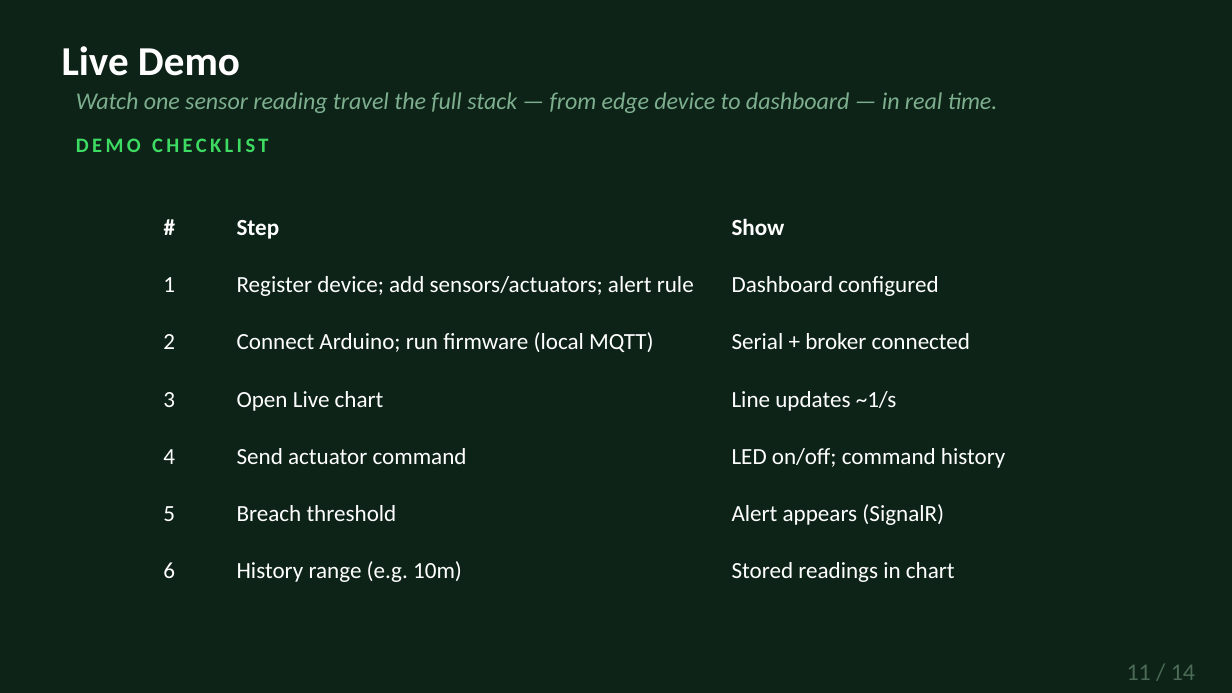
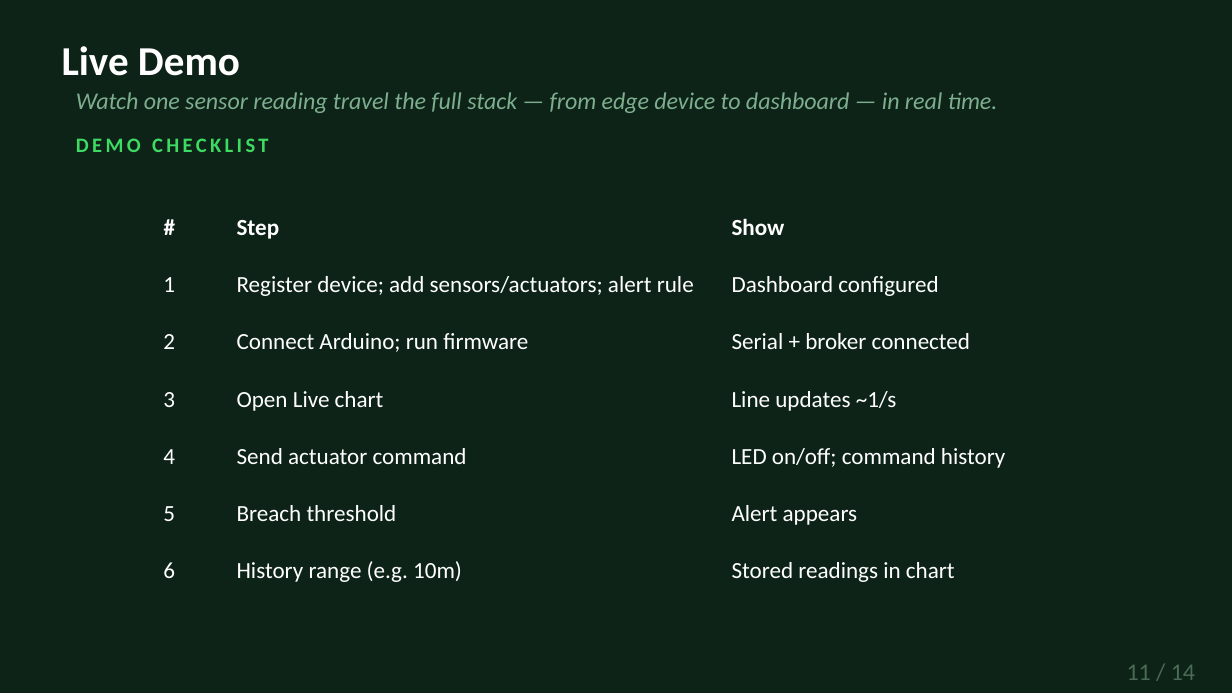
Before and after one commit to TranRTC/capstone_project, a slide deck: slide 11 of Documents/Presentation/Capstone Project Presentation.pptx. Drawn at 1232x693 pixels with LibreOffice and Linux fonts; fonts in the diff are those of the drawing. Boxes give left, top, right and bottom in pixels: in the first picture for what was removed or moved away, otherwise in the second. Text is boxed around its words. In the diff, an @@ line names an element or a change of style, - is before the commit and + after.

```diff
--- a/Documents/Presentation/Capstone Project Presentation.pptx
+++ b/Documents/Presentation/Capstone Project Presentation.pptx
@@ table at (x1=108, y1=210, x2=1123, y2=611) @@
-row 3, column 2: Connect Arduino; run firmware (local MQTT)
+row 3, column 2: Connect Arduino; run firmware
-row 6, column 3: Alert appears (SignalR)
+row 6, column 3: Alert appears
```
Also in this commit, not shown: 3 other slides changed, 1 other file.
